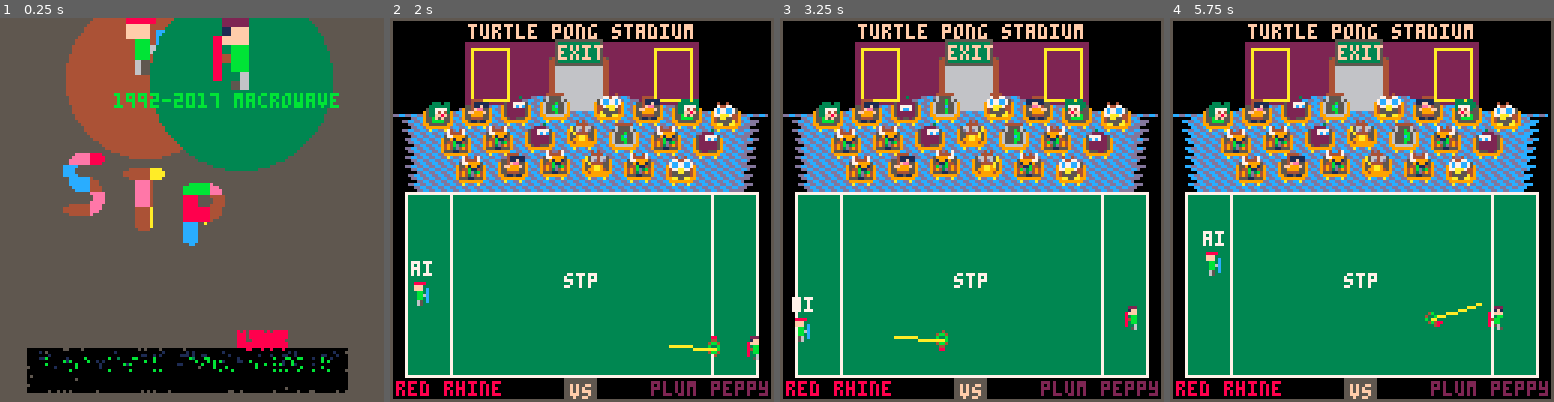
Above: before the commit, frames 1-4 (left to right).
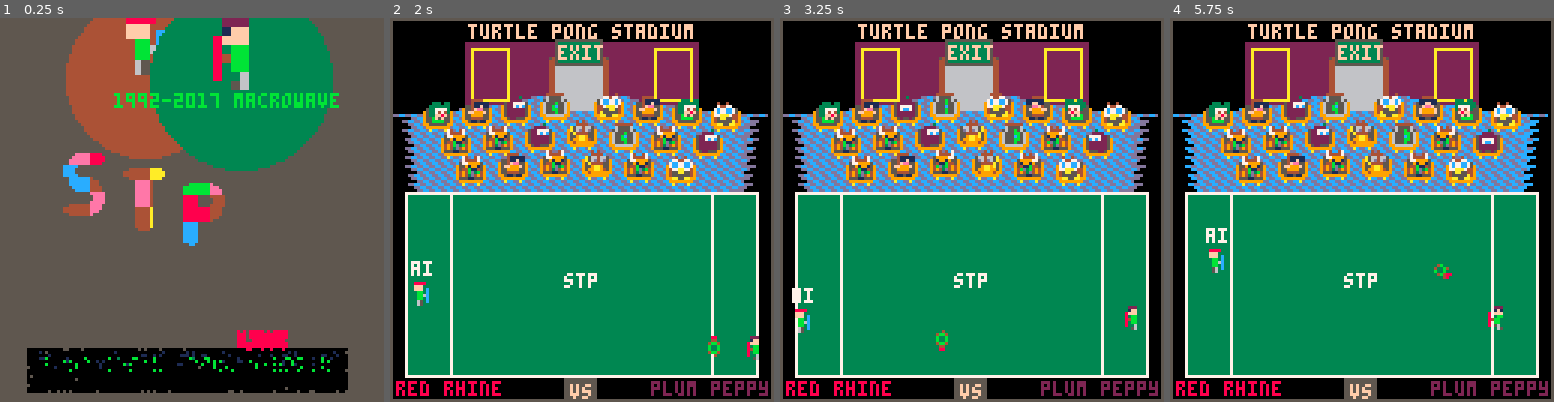
Above: after the commit, the same moments.

Repository: topromulan/STP4
Game: PICO-8 cartridge stp4.p8
Two runs of this game, one before a commit and one after it. Both use one fixed random seed, a clock stepped at 60 frames per second and the inputs below.
Inputs:
- Up to frame 1 (0.25 s): no input
- Up to frame 2 (2 s): tap X (X key) at 0.33, 1.07, 1.85 s; tap O (Z key) at 0.7, 1.7 s; hold Right from 1.6 s (still down)
- Up to frame 3 (3.25 s): release Right at 2.1 s; tap O (Z key) at 2.1, 2.5, 2.9 s; hold Up 2.15-2.42 s; hold Right 2.47-3.03 s; tap X (X key) at 2.97 s; hold Left from 3.08 s (still down)
- Up to frame 4 (5.75 s): tap O (Z key) every 0.4 s from 3.3 to 5.7 s; release Left at 3.58 s; hold Down 3.63-3.97 s; hold Right 4.02-4.68 s; tap X (X key) at 4.08, 5.2 s; hold Up 4.73-5.03 s; hold Left 5.08-5.68 s; hold Down from 5.73 s (still down)

The runs differ from the first frame. In frame 1, less than 0.1% of the frame differs, in the area x 53-54%, y 53-54%; in frame 2, 0.1%; in frame 3, 0.5%; in frame 4, 1.0%, in the area x 8-85%, y 19-81%.

Commit message:
- fixed the "thinking" code and added an indicator for debuging it

Diff:
--- a/stp4.p8
+++ b/stp4.p8
@@ -8,22 +8,36 @@
 function _init()
  screen={}
  do_intro()
+ debug=false
 end
 
 function _draw()
  screen.draw()
 
- local x1,y1,x2,y2,clr
- x1=65 y1=56
- x1=oddball.x+4
- y1=oddball.y+4
- clr=10
-
- x2=x1+oddball.dx*10
- y2=y1+oddball.dy*10
-
- line(x1,y1,x2,y2,clr)
-
+ if(debug) then
+  local x1,y1,x2,y2,clr
+  x1=65 y1=56
+  x1=oddball.x+4
+  y1=oddball.y+4
+  clr=10
+
+  x2=x1+oddball.dx*10
+  y2=y1+oddball.dy*10
+
+  line(x1,y1,x2,y2,clr)
+
+  if(debug) then
+   for p=1,2 do
+    if(players[p].ai and
+     players[p].thinking
+     and players[p].thinking>0
+    ) then
+     print("??",players[p].x+1,players[p].y+5,7)
+    end
+   end
+  end
+
+ end
 end
 
 function _update()
@@ -1186,7 +1200,7 @@
    if(players[p].ai) then
     if(players[p].js[newbtn_conv(b)]) then
      if(players[p].js[newbtn_conv(b)]>0) then
-      players[p].js[newbtn_conv(b)]=players[p].js[newbtn_conv(b)]-1 --why not -=1 work
+      players[p].js[newbtn_conv(b)]=players[p].js[newbtn_conv(b)]-1 --why not -=1 work (??)
      else
       players[p].js[newbtn_conv(b)]=nil
      end
@@ -1250,19 +1264,18 @@
    elseif(rnd()>0.98) then
     players[p].js[forwards]=1
    end
-   if(not thinking) then
-    thinking=3+flr(rnd(7.5))
-   elseif(thinking>0) then
-    thinking-=1
+   if(not players[p].thinking) then
+    players[p].thinking=13+flr(rnd(7.5))
+   elseif(players[p].thinking>0) then
+    players[p].thinking-=1
     if(not (players[p].js.u or players[p].js.d)) then
-     if(yprojection<players[p].dy) then
+     if(yprojection<players[p].y) then
       if(rnd()>0.25) players[p].js.u=3 else players[p].js.d=2
      else
       if(rnd()>0.25) players[p].js.d=3 else players[p].js.u=2
      end
     end
    else
-    thinking=nil
     if(yprojection<top-5 or yprojection>bottom+5) then
      local to_wall,bounces,overage
      if(oddball.dy<0) then
@@ -1290,6 +1303,7 @@
    end
   else
    -- near field
+   printh("near field")
    if(rnd()>0.74) then --tend to run for it
     players[p].js[forwards]=2
    elseif(rnd()>0.83) then
